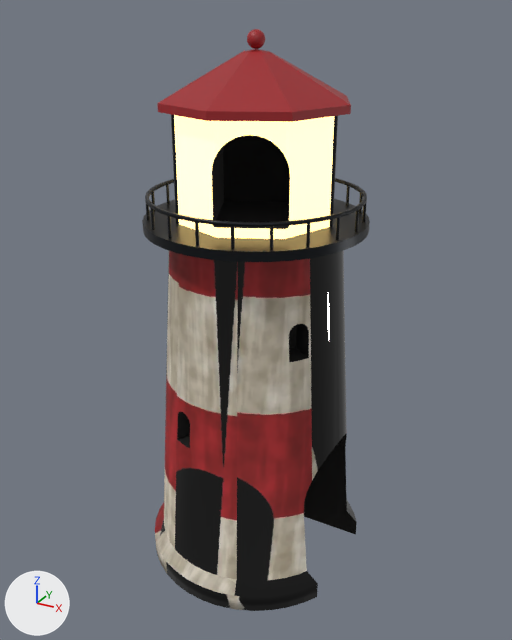
An edit to the glTF model public/towers/lighthouse.glb, drawn before and after from the same camera.
The view is the same before and after, from a 50 mm lens placed at (8.75, -15.91, 15.45), pointed at (-0.01, 0.02, 7.48). Lighting does not change. The marker at lower left points along +X, +Y and +Z. The older version comes first. Where no turn or scale is listed for an object, it has been applied to the vertices. Vertices at exactly the same position are counted once.

Script lines for the objects in view, before the commit:
```python
ob_gallery = bpy.data.objects.new('gallery', me_gallery)
ob_gallery.location = (0.0, 0.0, 0.0)
ob_lantern = bpy.data.objects.new('lantern', me_lantern_001)
ob_lantern.location = (0.0, 0.0, 0.0)
ob_roof_001 = bpy.data.objects.new('roof.001', me_roof_001)
ob_roof_001.location = (0.0, 0.0, 0.0)
ob_tower_001 = bpy.data.objects.new('tower.001', me_tower_001)
ob_tower_001.location = (0.0, 0.0, 0.0)
```
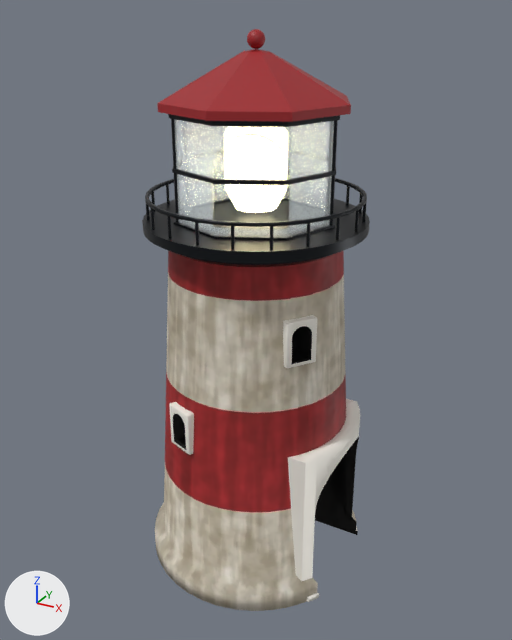
Changed parts and their boxes (x1, y1, x2, y2) in the pictures (512 x 640 px; the box of a moved part takes in the faces that stretch with it):
'lantern', recoloured, surface changed, reshaped
    before: (174, 115, 334, 239)
    after: (174, 119, 334, 237)
'gallery', reshaped
    before: (142, 115, 370, 262)
    after: (142, 114, 370, 267)
'door-frame.001', added
    after: (288, 399, 360, 602)
    faces in mat_lighthouse_trim (white #f3efe6): (288, 399, 360, 602)
    faces in mat_interior_003 (black #0b0907): (329, 437, 359, 535)
'lens', added (beige)
    after: (224, 135, 287, 213)
'window-frame.001', added
    after: (283, 315, 317, 368)
    faces in mat_lighthouse_trim (white #f3efe6): (283, 315, 317, 368)
    faces in mat_interior_007 (black #0b0907): (292, 327, 312, 364)
'window-frame', added
    after: (169, 401, 194, 455)
    faces in mat_lighthouse_trim (white #f3efe6): (169, 401, 194, 455)
    faces in mat_interior_005 (black #0b0907): (173, 414, 186, 450)
part 1 of me_gallery, added
    after: (174, 199, 335, 240)
part 2 of me_gallery, added (black)
    after: (168, 114, 340, 127)
part 3 of me_gallery, added (black)
    after: (172, 168, 336, 185)
part 4 of me_gallery, added
    after: (171, 251, 338, 267)
part 5 of me_lantern_001, built on
    before: (212, 135, 290, 228)
    after: (212, 146, 290, 228)
part 6 of me_tower_001, moved or reshaped
    before: (289, 324, 309, 362)
    after: (292, 326, 309, 362)
part 7 of me_tower_001, moved or reshaped (mostly hidden afterwards)
    before: (177, 412, 190, 448)
    after: (177, 416, 186, 446)
part 8 of me_tower_001, surface changed
    both: (155, 251, 357, 611)

Diff of the bpy script that builds the scene:
```diff
--- a/public/towers/lighthouse.glb.py
+++ b/public/towers/lighthouse.glb.py
@@ mat_lighthouse_glass @@
 mat_lighthouse_glass = principled_material('lighthouse-glass')
-mat_lighthouse_glass.base_color = (1.0, 0.694, 0.254)  # beige #ffd98a
+mat_lighthouse_glass.base_color = (0.738, 0.815, 0.855)  # white #dfe9ee
 mat_lighthouse_glass.roughness = 0.2
-mat_lighthouse_glass.emission_color = (1.0, 0.694, 0.254)  # beige #ffd98a
-mat_lighthouse_glass.emission_strength = 2.5
+mat_lighthouse_glass.emission_color = (0.221, 0.244, 0.256)  # grey #81878a
+mat_lighthouse_glass.emission_strength = 1.0
+mat_lighthouse_glass.alpha = 0.3
@@ me_gallery @@
-me_gallery.from_pydata(...)  # 552 vertices, 996 faces; spans x -2.95..2.95, y -2.95..2.95, z 10.2..13.2
+me_gallery.from_pydata(...)  # 763 vertices, 1428 faces; spans x -2.95..2.95, y -2.95..2.95, z 9.85..13.2
+# me_gallery part 1: a new loose piece of 32 vertices spanning x -2.2..2.2, y -2.2..2.2, z 10.35..10.5, in mat_lighthouse_iron (black #24272b)
+# me_gallery part 2: a new loose piece of 32 vertices spanning x -2.2..2.2, y -2.2..2.2, z 13.05..13.2, in mat_lighthouse_iron (black #24272b)
+# me_gallery part 3: a new loose piece of 32 vertices spanning x -2.17..2.17, y -2.17..2.17, z 11.75..11.85, in mat_lighthouse_iron (black #24272b)
+# me_gallery part 4: 115 vertices added at x -2.95..2.91, y -2.95..2.95, z 9.85..10.2
 me_gallery.materials.append(mat_lighthouse_iron)
@@ me_lantern_001 @@
-me_lantern_001.from_pydata(...)  # 58 vertices, 112 faces; spans x -2.1..2.1, y -2.1..2.1, z 10.45..13.2
+me_lantern_001.from_pydata(...)  # 78 vertices, 160 faces; spans x -2.1..2.1, y -2.1..2.1, z 10.45..13.2
+# me_lantern_001 part 5: 19 vertices removed from x -1.05..0.58, y 0.13..0.89, z 10.7..12.85; 39 vertices added at x -1.92..1.92, y -1.92..1.92, z 10.45..13.2
 me_lantern_001.materials.append(mat_lighthouse_glass)
-me_lantern_001.materials.append(mat_interior_004)  # black #0b0907
+me_lantern_001.materials.append(mat_lighthouse_iron)  # black #24272b
@@ me_tower_001 @@
 me_tower_001.from_pydata(...)  # 308 vertices, 612 faces; spans x -3.2..2.82, y -3.2..3.2, z 0.0..10.2
+# me_tower_001 part 6: 4 vertices moved from x 1.31..1.64, y -1.26..-0.8, z 7.35..8.16 to x 0.47..0.79, y -0.67..-0.21, z 7.35..8.16; 15 vertices removed from x 1.32..1.64, y -1.26..-0.8, z 8.05..8.33; 15 vertices added at x 0.47..0.79, y -0.67..-0.21, z 8.05..8.33
+# me_tower_001 part 7: 19 vertices moved from x -0.88..-0.35, y -1.79..-1.6, z 4.55..5.53 to x -0.59..-0.06, y -0.99..-0.8, z 4.55..5.53
+# me_tower_001 part 8: 508 kept faces spanning x -3.2..2.82, y -3.2..3.2, z 0.0..10.2 get new texture (UV) coordinates
 me_tower_001.materials.append(mat_lighthouse_plaster)
@@ me_tower_001 @@
 me_tower_001.materials.append(mat_interior_003)
+me_tower_001.materials.append(mat_interior_004)  # black #0b0907
@@ ob_window_frame_001 @@
+ob_window_frame_001 = bpy.data.objects.new('window-frame.001', me_window_frame_002)  # 94 vertices, 188 faces; spans x 1.297..2.339, y -1.814..-0.732, z 7.25..8.48; in mat_lighthouse_trim (white #f3efe6), mat_interior_007 (black #0b0907)
+ob_window_frame_001.location = (0.0, 0.0, 0.0)
@@ ob_window_frame @@
+ob_window_frame = bpy.data.objects.new('window-frame', me_window_frame_001)  # 94 vertices, 188 faces; spans x -1.335..-0.308, y -2.723..-1.792, z 4.45..5.68; in mat_lighthouse_trim (white #f3efe6), mat_interior_005 (black #0b0907)
+ob_window_frame.location = (0.0, 0.0, 0.0)
@@ ob_lens @@
+ob_lens = bpy.data.objects.new('lens', me_lens)  # 96 vertices, 188 faces; spans x -0.8..0.8, y -0.8..0.8, z 10.7..12.95; in mat_lighthouse_lens (beige #fff1c0, glowing beige #fff1c0)
+ob_lens.location = (0.0, 0.0, 0.0)
@@ ob_door_frame_001 @@
+ob_door_frame_001 = bpy.data.objects.new('door-frame.001', me_door_frame_003)  # 127 vertices, 250 faces; spans x 1.9..3.05, y -1.8..1.8, z 0.0..4.65; in mat_lighthouse_trim (white #f3efe6), mat_interior_003 (black #0b0907)
+ob_door_frame_001.location = (0.0, 0.0, 0.0)
```
